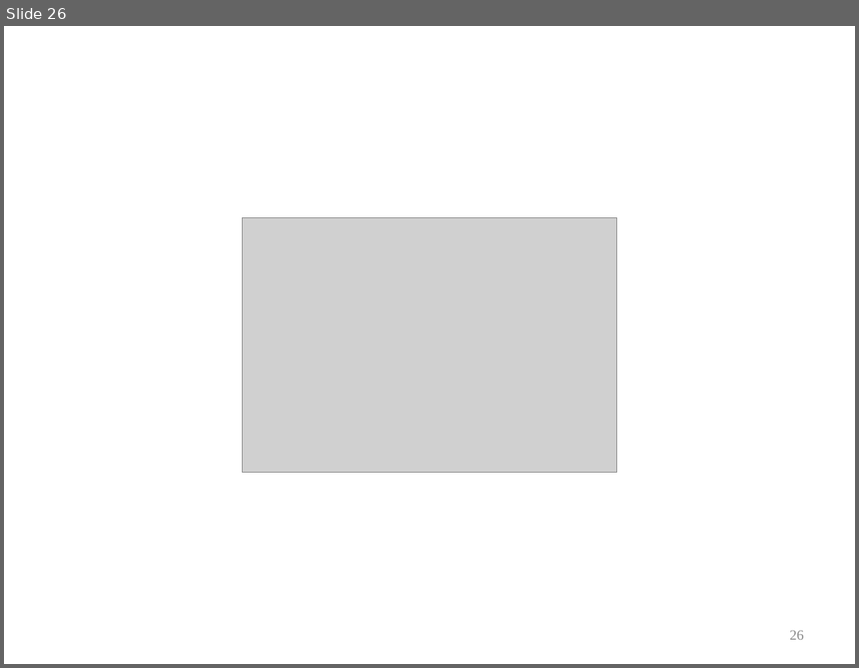
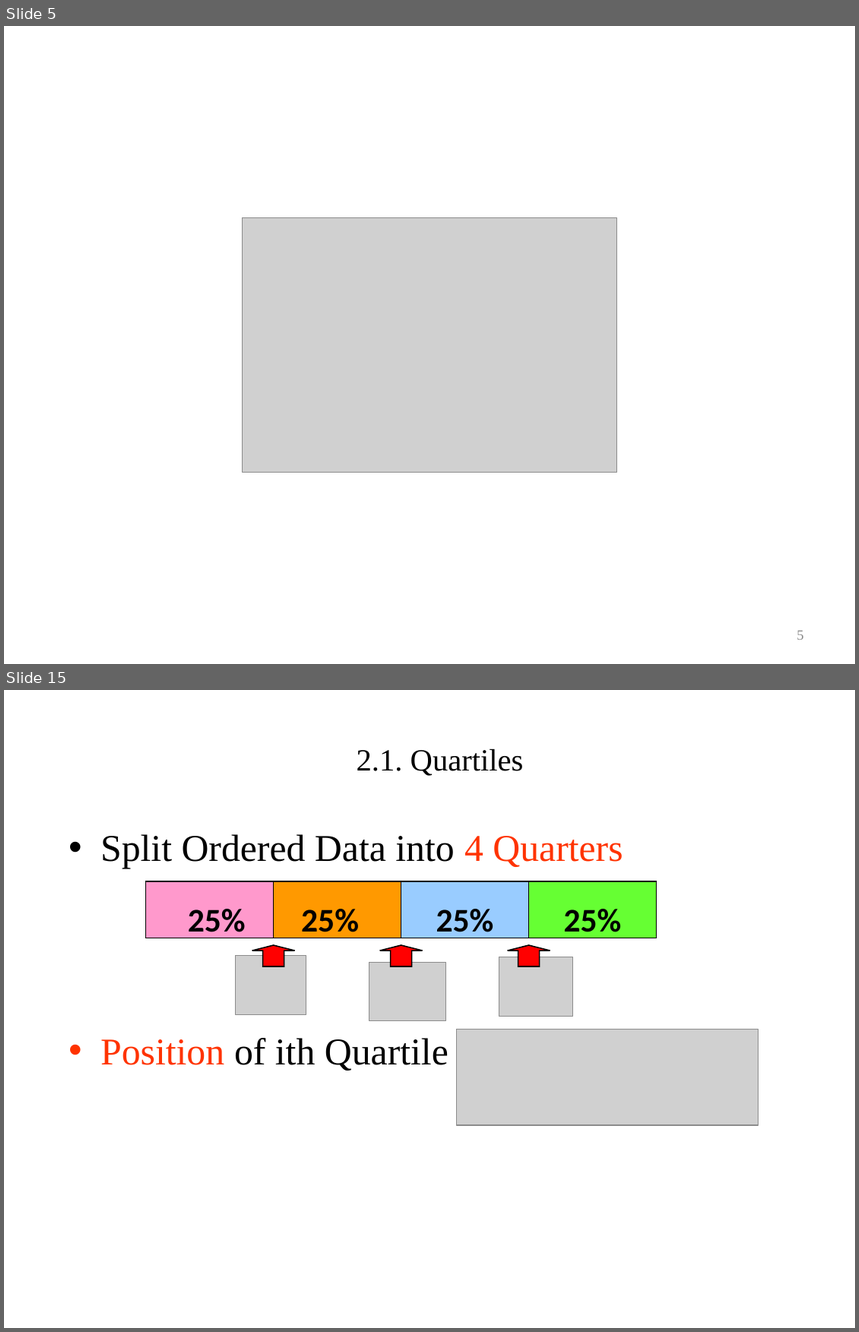
Before and after one commit to coursephd/Statistics_class, a slide deck: Day_2_Why statistics.pptx. Shown one above the other, each under a label of ours: slide 26 before the commit, slides 5 and 15 after it; the slides between them are not shown. The pictures are 859x668 and 859x1332 pixels, drawn with LibreOffice and Linux fonts; fonts in the diff are those of the drawing; grey boxes stand for pictures; background and template pictures are left out. Boxes give left, top, right and bottom in pixels: in the first picture for what was removed or moved away, otherwise in the second. Text is boxed around its words. In the diff, an @@ line names an element or a change of style, - is before the commit and + after.

```diff
--- a/Day_2_Why statistics.pptx
+++ b/Day_2_Why statistics.pptx
@@ slide 15 added at (4,690,855,1328), background #FFFFFF @@
@@ title added at (357,749,524,776), 26.1 pt, text #000000 @@
+2.1. Quartiles
@@ text added at (101,834,623,1071), 32 pt, text #000000 @@
+• Split Ordered Data into 4 Quarters
+• Position of ith Quartile
@@ rectangle added at (146,882,274,939), fill #FF99CC, outline #000000 1 pt @@
@@ rectangle added at (274,882,401,939), fill #FF9900, outline #000000 1 pt @@
@@ rectangle added at (401,882,529,939), fill #99CCFF, outline #000000 1 pt @@
@@ rectangle added at (529,882,657,939), fill #66FF33, outline #000000 1 pt @@
@@ text added at (188,909,246,940), 28 pt, text #000000, bold @@
+25%
@@ text added at (301,909,359,940), 28 pt, text #000000, bold @@
+25%
@@ text added at (436,909,494,940), 28 pt, text #000000, bold @@
+25%
@@ text added at (564,909,622,940), 28 pt, text #000000, bold @@
+25%
@@ picture added at (236,955,306,1015) @@
@@ right arrow added at (252,946,294,967), fill #FF0000, outline #000000 1 pt @@
@@ picture added at (369,962,446,1021) @@
@@ right arrow added at (379,946,422,967), fill #FF0000, outline #000000 1 pt @@
@@ picture added at (500,958,573,1016) @@
@@ right arrow added at (507,946,550,967), fill #FF0000, outline #000000 1 pt @@
@@ picture added at (456,1030,758,1125) @@
@@ what was slide 26 is now slide 5 @@
@@ page number at (797,631,804,640): text changed @@
-26
+5
```
Also in this commit, not shown: 5 slides changed, 29 other slides added, 21 slides removed, 12 other files.
